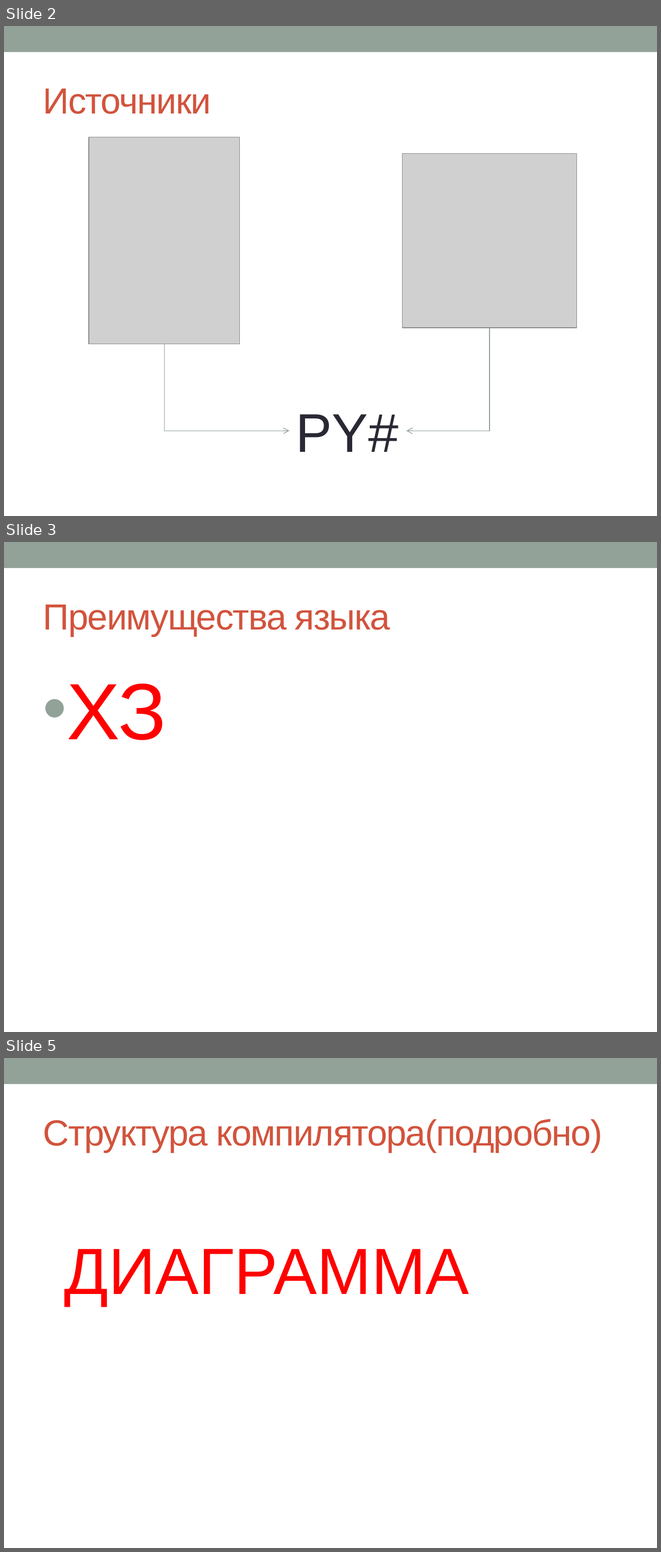
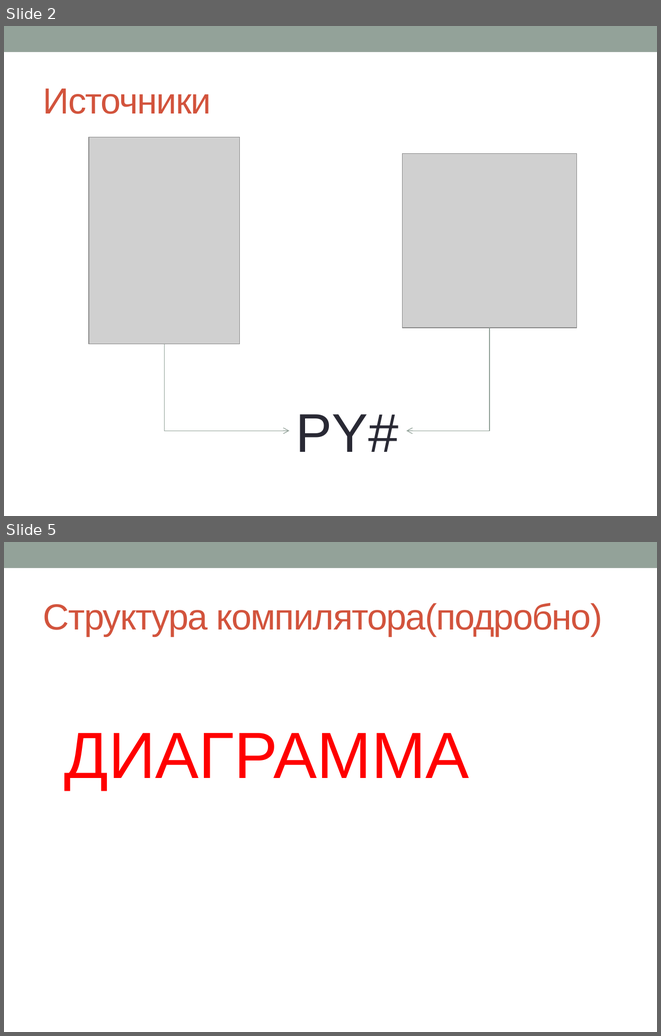
Before and after one commit to nikita-vanyasin/compiler, a slide deck: docs/Py.pptx. Shown one above the other, each under a label of ours: slides 2, 3 and 5 before the commit, slides 2 and 5 after it; the slides between them are not shown. The pictures are 661x1552 and 661x1036 pixels, drawn with LibreOffice and Linux fonts; fonts in the diff are those of the drawing; grey boxes stand for pictures. Boxes give left, top, right and bottom in pixels: in the first picture for what was removed or moved away, otherwise in the second. Text is boxed around its words. In the diff, an @@ line names an element or a change of style, - is before the commit and + after.

```diff
--- a/docs/Py.pptx
+++ b/docs/Py.pptx
@@ slide 3 removed at (x1=4, y1=542, x2=657, y2=1032), background #FFFFFF; not listed: 1 template element that a slide beside it also shows @@
@@ title removed at (x1=43, y1=605, x2=390, y2=636) @@
-Преимущества языка
@@ text removed at (x1=67, y1=684, x2=167, y2=740) @@
-• ХЗ
```
Also in this commit, not shown: 7 slides changed, 4 slides added, 11 other files.
